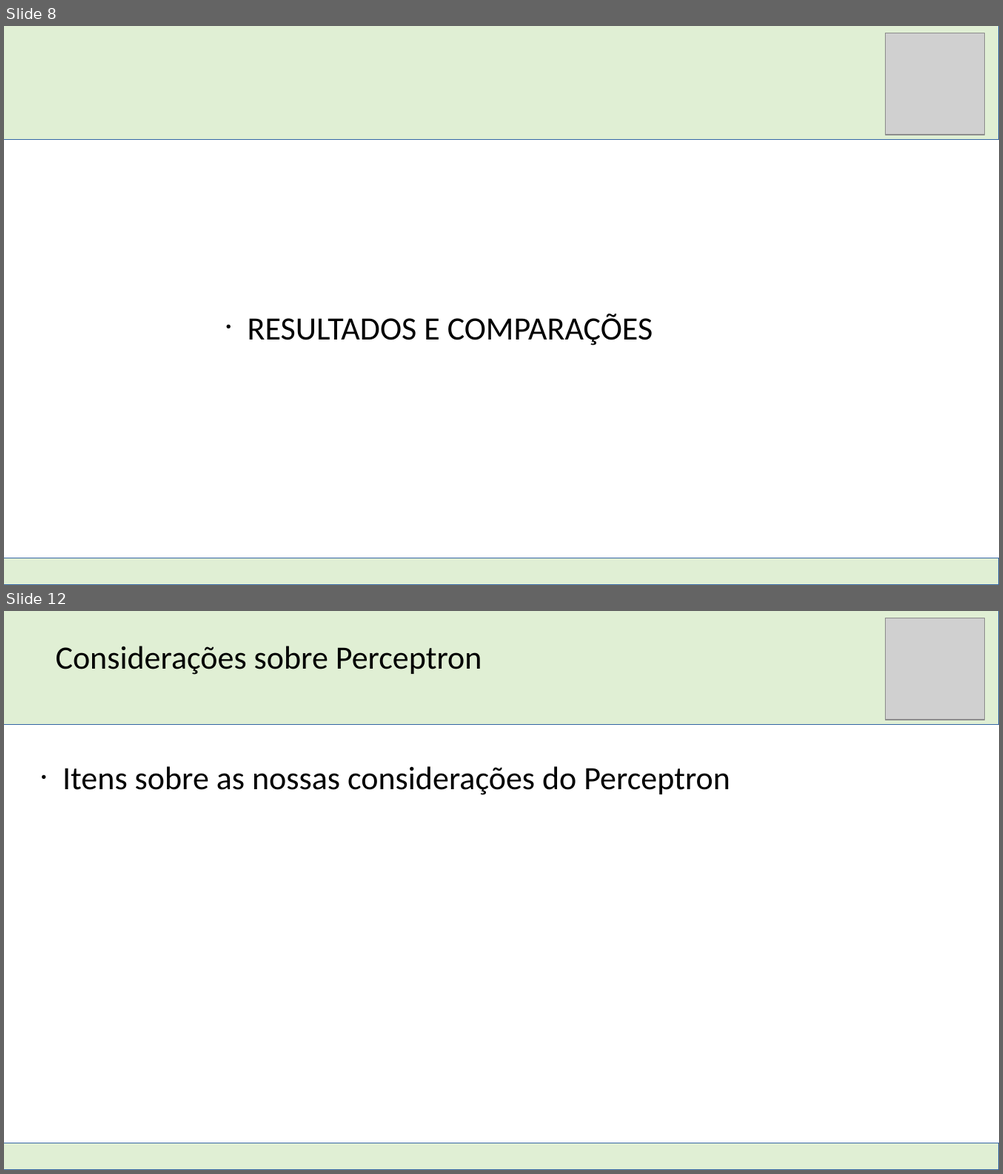
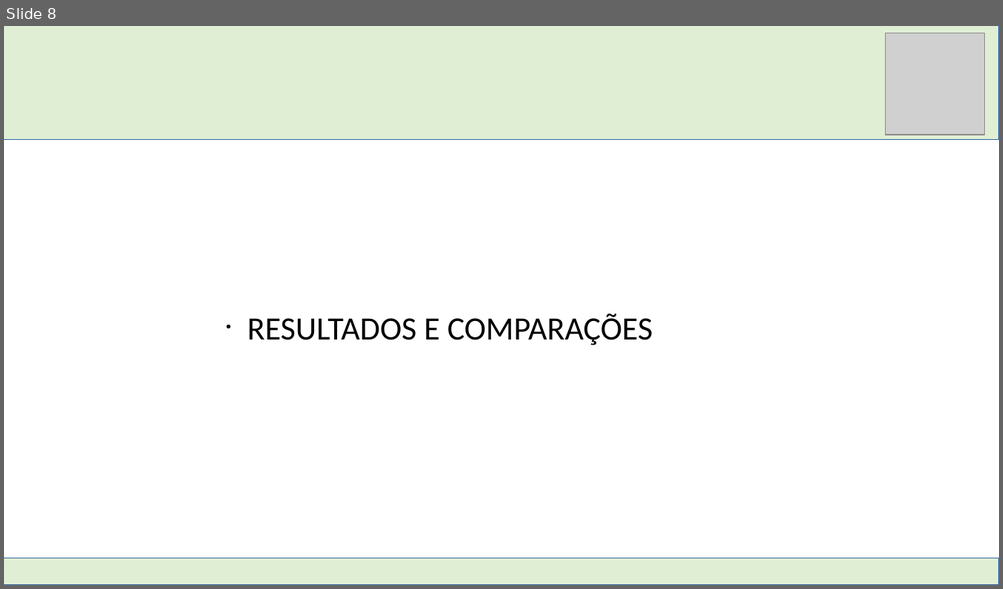
Before and after one commit to DimitriLeandro/ProjetoFinalSistemasInteligentesUFABC, a slide deck: Documentacao/Apresentação SI.odp. Shown one above the other, each under a label of ours: slides 8 and 12 before the commit, slide 8 after it; the slides between them are not shown. The pictures are 1003x1174 and 1003x589 pixels, drawn with LibreOffice and Linux fonts; fonts in the diff are those of the drawing; grey boxes stand for pictures. Boxes give left, top, right and bottom in pixels: in the first picture for what was removed or moved away, otherwise in the second. Text is boxed around its words. In the diff, an @@ line names an element or a change of style, - is before the commit and + after.

```diff
--- a/Documentacao/Apresentação SI.odp
+++ b/Documentacao/Apresentação SI.odp
@@ slide 12 removed at bbox=[4, 611, 999, 1170], background #FFFFFF @@
@@ rectangle removed at bbox=[4, 611, 999, 725] @@
@@ picture removed at bbox=[885, 618, 984, 721] @@
@@ text removed at bbox=[56, 646, 482, 675] @@
-Considerações sobre Perceptron
@@ text removed at bbox=[62, 766, 730, 795] @@
-• Itens sobre as nossas considerações do Perceptron
@@ rectangle removed at bbox=[4, 1145, 999, 1170] @@
```
Also in this commit, not shown: 5 slides changed, 8 slides added, 5 other slides removed, 5 other files.
